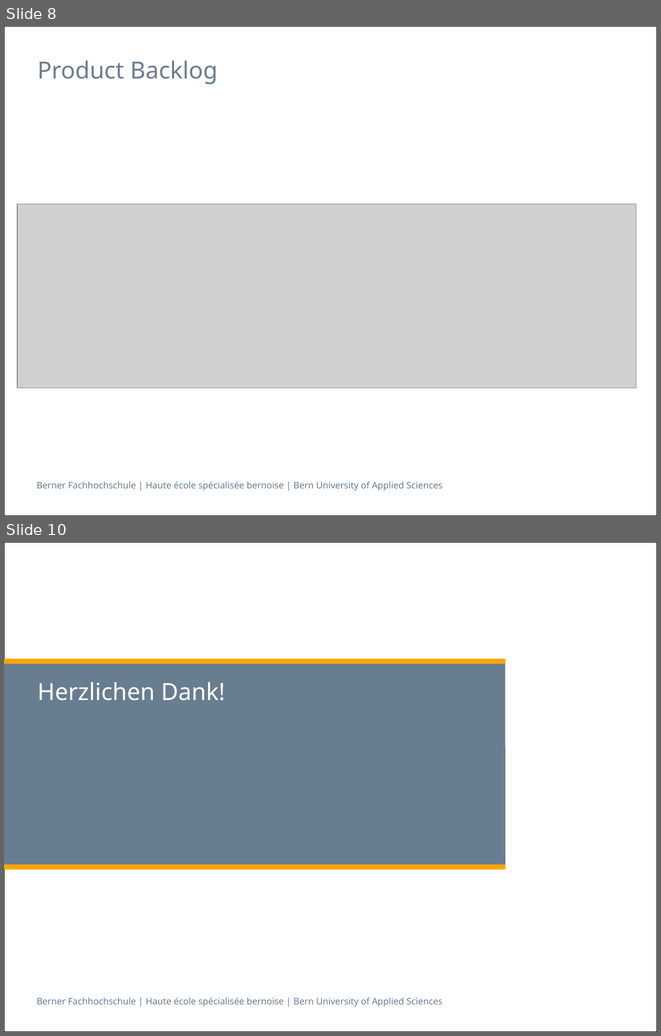
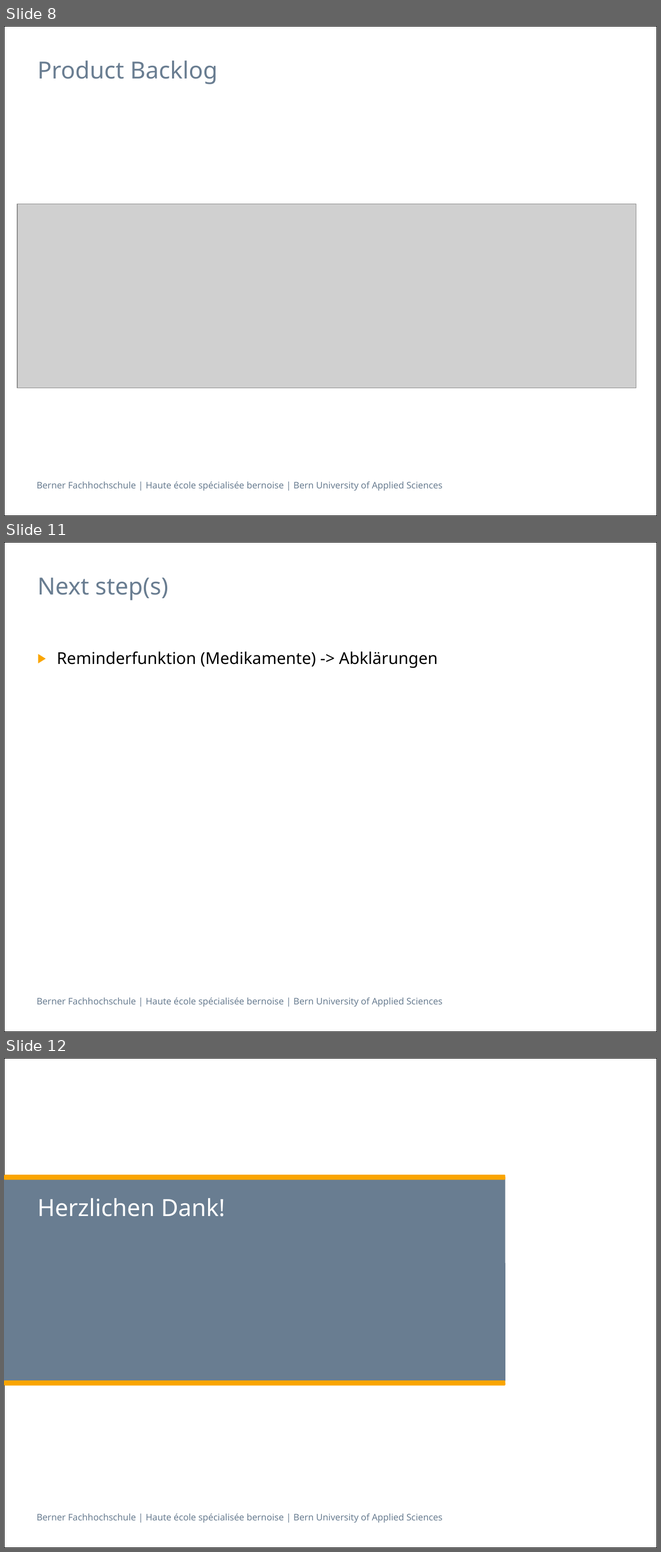
Before and after one commit to sirlordrouter/ch.bfh.btx8081.w2013.green, a slide deck: doc/task10/Praesentation_Task 9_und_Task 10.pptx. Shown one above the other, each under a label of ours: slides 8 and 10 before the commit, slides 8, 11 and 12 after it; the slides between them are not shown. The pictures are 661x1036 and 661x1552 pixels, drawn with LibreOffice and Linux fonts; fonts in the diff are those of the drawing; grey boxes stand for pictures. Boxes give left, top, right and bottom in pixels: in the first picture for what was removed or moved away, otherwise in the second. Text is boxed around its words. In the diff, an @@ line names an element or a change of style, - is before the commit and + after.

Commit message:
präsentation update

```diff
--- a/doc/task10/Praesentation_Task 9_und_Task 10.pptx
+++ b/doc/task10/Praesentation_Task 9_und_Task 10.pptx
@@ slide 11 added at [4,542,657,1032], background #FFFFFF; not listed: 2 template elements that a slide beside it also shows @@
@@ title added at [37,578,168,600], 26 pt, text #697D91 @@
+Next step(s)
@@ text added at [57,651,438,668], 18 pt, text #000000 @@
+▶ Reminderfunktion (Medikamente) -> Abklärungen
@@ what was slide 10 is now slide 12 @@
```
Also in this commit, not shown: 2 slides changed, 1 other slide added.
